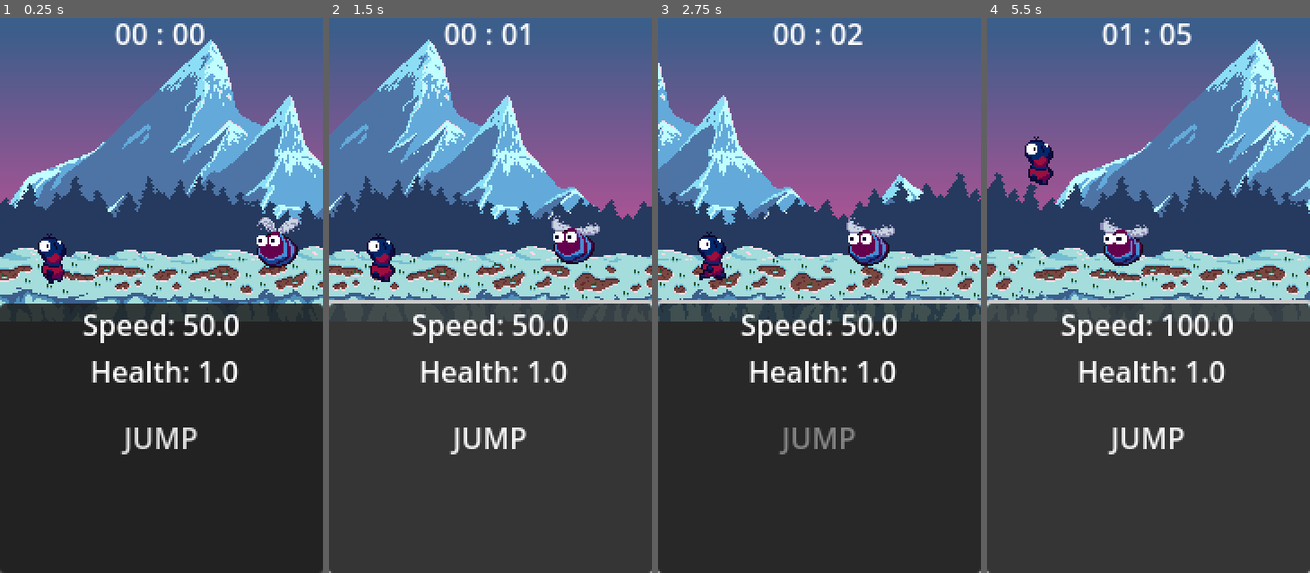
Above: before the commit, frames 1-4 (left to right).
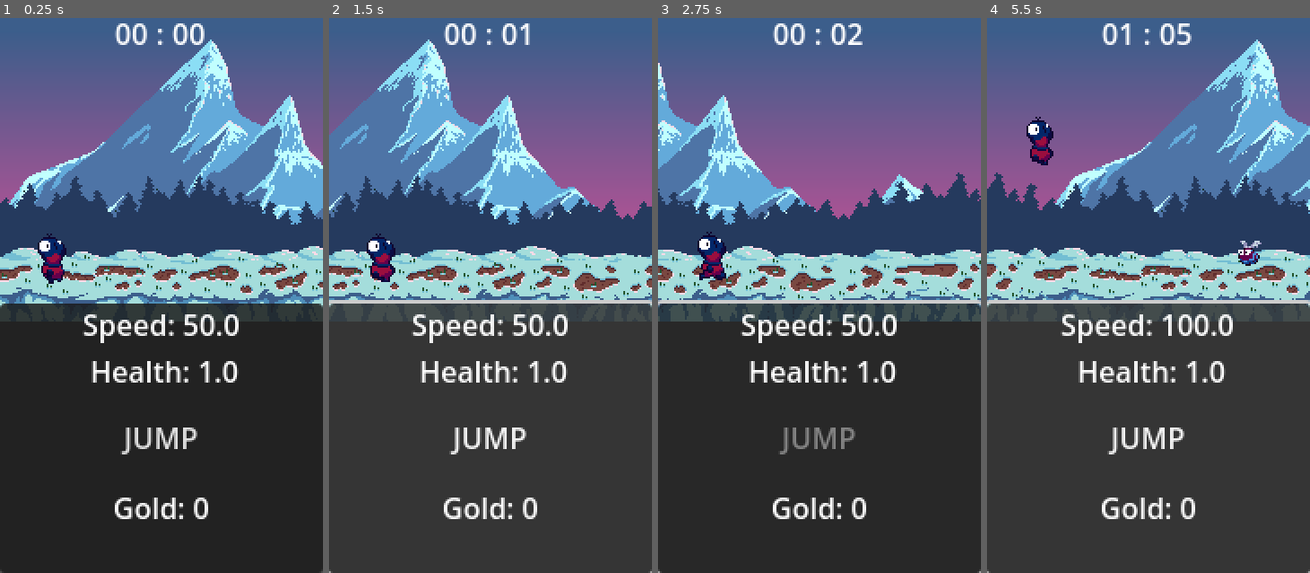
Above: after the commit, the same moments.

Repository: h1h2devs/SideScrollingTutorial
Game: Godot game, scene res://game.tscn
Two runs of this game, one before a commit and one after it. Both use one fixed random seed, a clock stepped at 60 frames per second and the inputs below.
Inputs:
- Up to frame 1 (0.25 s): no input
- Up to frame 2 (1.5 s): click "JUMP" at 0.5 s
- Up to frame 3 (2.75 s): tap Space (jump) at 1.52 s; click "JUMP" at 2 s
- Up to frame 4 (5.5 s): tap Space (jump) at 3.02, 5.27 s; click "JUMP" at 3.5 s

The runs differ from the first frame. In frame 1, 1.4% of the frame differs, in the area x 35-94%, y 35-91%; in frame 2, 1.4%; in frame 3, 1.4%; in frame 4, 2.3%, in the area x 11-85%, y 17-91%.

Commit message:
Added coin and spawner

Diff:
--- /dev/null
+++ b/autoloads/Global.gd
@@ -0,0 +1,3 @@
+class_name AGlobal extends Node
+
+var gold: int = 0
--- a/game.gd
+++ b/game.gd
@@ -29,8 +29,10 @@
 func _ready() -> void:
 	set_scroll_speed() # sets the scroll speed and text if ur gona have a speed text
 	%health.text = " Health: " + str(player.health)
+	%gold.text = "Gold: " + str(Global.gold)
 
 func _process(delta: float) -> void:
+	%gold.text = "Gold: " + str(Global.gold)
 	increase_scroll_speed(delta)
 	set_scroll_speed()
 
--- a/game.tscn
+++ b/game.tscn
@@ -6,7 +6,9 @@
 [ext_resource type="Texture2D" uid="uid://b57lwqdf5ijqi" path="res://assets/bg/3.Trees_back.png" id="3_7jktm"]
 [ext_resource type="Texture2D" uid="uid://cxgo2imjs5rff" path="res://assets/bg/4.Groundt.png" id="4_ryrav"]
 [ext_resource type="PackedScene" uid="uid://b0reql6r5syoi" path="res://scenes/player.tscn" id="6_ryrav"]
-[ext_resource type="PackedScene" uid="uid://s8eg8xx6a17u" path="res://scenes/enemy.tscn" id="7_eow3j"]
+[ext_resource type="PackedScene" uid="uid://btdiqumjt03th" path="res://scenes/coin.tscn" id="7_eow3j"]
+[ext_resource type="PackedScene" uid="uid://dxw5p5uoyvmj" path="res://scenes/spawner.tscn" id="7_vef74"]
+[ext_resource type="PackedScene" uid="uid://s8eg8xx6a17u" path="res://scenes/enemy.tscn" id="9_hve3p"]
 
 [sub_resource type="WorldBoundaryShape2D" id="WorldBoundaryShape2D_7jktm"]
 
@@ -64,6 +66,11 @@
 
 [node name="Timer" type="Timer" parent="."]
 autostart = true
+
+[node name="Player" parent="." instance=ExtResource("6_ryrav")]
+position = Vector2(28, 117)
+JUMP_VELOCITY = -400.0
+health = 1.0
 
 [node name="UI" type="CanvasLayer" parent="."]
 
@@ -156,15 +163,24 @@
 horizontal_alignment = 1
 vertical_alignment = 1
 
-[node name="Player" parent="." instance=ExtResource("6_ryrav")]
-position = Vector2(28, 131)
-JUMP_VELOCITY = -350.0
-health = 1.0
+[node name="gold" type="Label" parent="UI/Control"]
+unique_name_in_owner = true
+layout_mode = 1
+anchors_preset = 14
+anchor_top = 0.5
+anchor_right = 1.0
+anchor_bottom = 0.5
+offset_top = 112.0
+offset_bottom = 135.0
+grow_horizontal = 2
+grow_vertical = 2
+text = "Gold: <value>"
+horizontal_alignment = 1
+vertical_alignment = 1
 
-[node name="Enemy" parent="." instance=ExtResource("7_eow3j")]
-position = Vector2(158, 134)
-run_speed = 15.0
-damage = 1.0
+[node name="Spawner" parent="." instance=ExtResource("7_vef74")]
+position = Vector2(194, 142)
+spawn_objects = Array[PackedScene]([ExtResource("7_eow3j"), ExtResource("9_hve3p")])
 
 [connection signal="timeout" from="Timer" to="." method="_on_timer_timeout"]
 [connection signal="button_down" from="UI/Control/MarginContainer/PanelContainer/Button" to="." method="_on_button_button_down"]
--- a/project.godot
+++ b/project.godot
@@ -14,6 +14,10 @@
 run/main_scene="uid://bom6r7tq0yh"
 config/features=PackedStringArray("4.4", "Forward Plus")
 config/icon="res://assets/icon.svg"
+
+[autoload]
+
+Global="*res://autoloads/Global.gd"
 
 [display]
 
--- /dev/null
+++ b/scenes/coin.gd
@@ -0,0 +1,11 @@
+class_name Coin extends Area2D
+
+@export var run_speed: float = 0.0
+@export var coin_value: int = 0
+
+func _process(delta: float) -> void:
+	position.x -= run_speed * delta
+
+func _on_body_entered(_body: Player) -> void:
+	(Global as AGlobal).gold += coin_value
+	queue_free()
--- /dev/null
+++ b/scenes/coin.tscn
@@ -0,0 +1,70 @@
+[gd_scene load_steps=10 format=3 uid="uid://btdiqumjt03th"]
+
+[ext_resource type="Script" uid="uid://7vyodskak378" path="res://scenes/coin.gd" id="1_i64fm"]
+[ext_resource type="Texture2D" uid="uid://co2jed5i37ktf" path="res://assets/Collectibles/coin/coin_w.png" id="1_rwqht"]
+
+[sub_resource type="AtlasTexture" id="AtlasTexture_i64fm"]
+atlas = ExtResource("1_rwqht")
+region = Rect2(0, 0, 16, 16)
+
+[sub_resource type="AtlasTexture" id="AtlasTexture_11l1o"]
+atlas = ExtResource("1_rwqht")
+region = Rect2(16, 0, 16, 16)
+
+[sub_resource type="AtlasTexture" id="AtlasTexture_d14el"]
+atlas = ExtResource("1_rwqht")
+region = Rect2(32, 0, 16, 16)
+
+[sub_resource type="AtlasTexture" id="AtlasTexture_1ikuy"]
+atlas = ExtResource("1_rwqht")
+region = Rect2(48, 0, 16, 16)
+
+[sub_resource type="AtlasTexture" id="AtlasTexture_wnlwo"]
+atlas = ExtResource("1_rwqht")
+region = Rect2(64, 0, 16, 16)
+
+[sub_resource type="SpriteFrames" id="SpriteFrames_jig8b"]
+animations = [{
+"frames": [{
+"duration": 1.0,
+"texture": SubResource("AtlasTexture_i64fm")
+}, {
+"duration": 1.0,
+"texture": SubResource("AtlasTexture_11l1o")
+}, {
+"duration": 1.0,
+"texture": SubResource("AtlasTexture_d14el")
+}, {
+"duration": 1.0,
+"texture": SubResource("AtlasTexture_1ikuy")
+}, {
+"duration": 1.0,
+"texture": SubResource("AtlasTexture_wnlwo")
+}],
+"loop": true,
+"name": &"idle",
+"speed": 5.0
+}]
+
+[sub_resource type="CircleShape2D" id="CircleShape2D_rwqht"]
+radius = 12.0
+
+[node name="Coin" type="Area2D"]
+collision_layer = 8
+collision_mask = 2
+script = ExtResource("1_i64fm")
+run_speed = 100.0
+coin_value = 10
+
+[node name="Sprite" type="AnimatedSprite2D" parent="."]
+unique_name_in_owner = true
+scale = Vector2(2, 2)
+sprite_frames = SubResource("SpriteFrames_jig8b")
+animation = &"idle"
+autoplay = "idle"
+frame_progress = 0.586001
+
+[node name="CollisionShape2D" type="CollisionShape2D" parent="."]
+shape = SubResource("CircleShape2D_rwqht")
+
+[connection signal="body_entered" from="." to="." method="_on_body_entered"]
--- a/scenes/enemy.tscn
+++ b/scenes/enemy.tscn
@@ -60,17 +60,19 @@
 }]
 
 [sub_resource type="CircleShape2D" id="CircleShape2D_xwavj"]
-radius = 20.0
 
 [node name="Enemy" type="Area2D"]
 collision_layer = 4
 collision_mask = 2
 script = ExtResource("1_md0e3")
+run_speed = 100.0
+damage = 1.0
 
 [node name="Sprite" type="AnimatedSprite2D" parent="."]
 unique_name_in_owner = true
+scale = Vector2(0.5, 0.5)
 sprite_frames = SubResource("SpriteFrames_c4w8v")
-animation = &"hit"
+animation = &"run"
 autoplay = "run"
 
 [node name="CollisionShape2D" type="CollisionShape2D" parent="."]
--- a/scenes/player.tscn
+++ b/scenes/player.tscn
@@ -54,6 +54,7 @@
 }]
 
 [sub_resource type="CapsuleShape2D" id="CapsuleShape2D_smehm"]
+radius = 6.5
 
 [node name="Player" type="CharacterBody2D"]
 collision_layer = 2
--- /dev/null
+++ b/scenes/spawner.gd
@@ -0,0 +1,12 @@
+class_name Spawner extends Node2D
+
+@export var spawn_objects: Array[PackedScene] = []
+
+func spawn() -> void:
+	var rand_obj = spawn_objects.pick_random()
+	var instance = rand_obj.instantiate()
+	get_tree().current_scene.add_child(instance)
+	instance.position = position
+
+func _on_timer_timeout() -> void:
+	spawn()
--- /dev/null
+++ b/scenes/spawner.tscn
@@ -0,0 +1,12 @@
+[gd_scene load_steps=2 format=3 uid="uid://dxw5p5uoyvmj"]
+
+[ext_resource type="Script" uid="uid://c1n3uhpeif6qq" path="res://scenes/spawner.gd" id="1_2vbf6"]
+
+[node name="Spawner" type="Node2D"]
+script = ExtResource("1_2vbf6")
+
+[node name="Timer" type="Timer" parent="."]
+wait_time = 5.0
+autostart = true
+
+[connection signal="timeout" from="Timer" to="." method="_on_timer_timeout"]
Not shown, added: autoloads/Global.gd.uid
Not shown: 1 places in game.tscn that only renumber resources
Not shown, added: scenes/coin.gd.uid
Not shown, added: scenes/spawner.gd.uid
